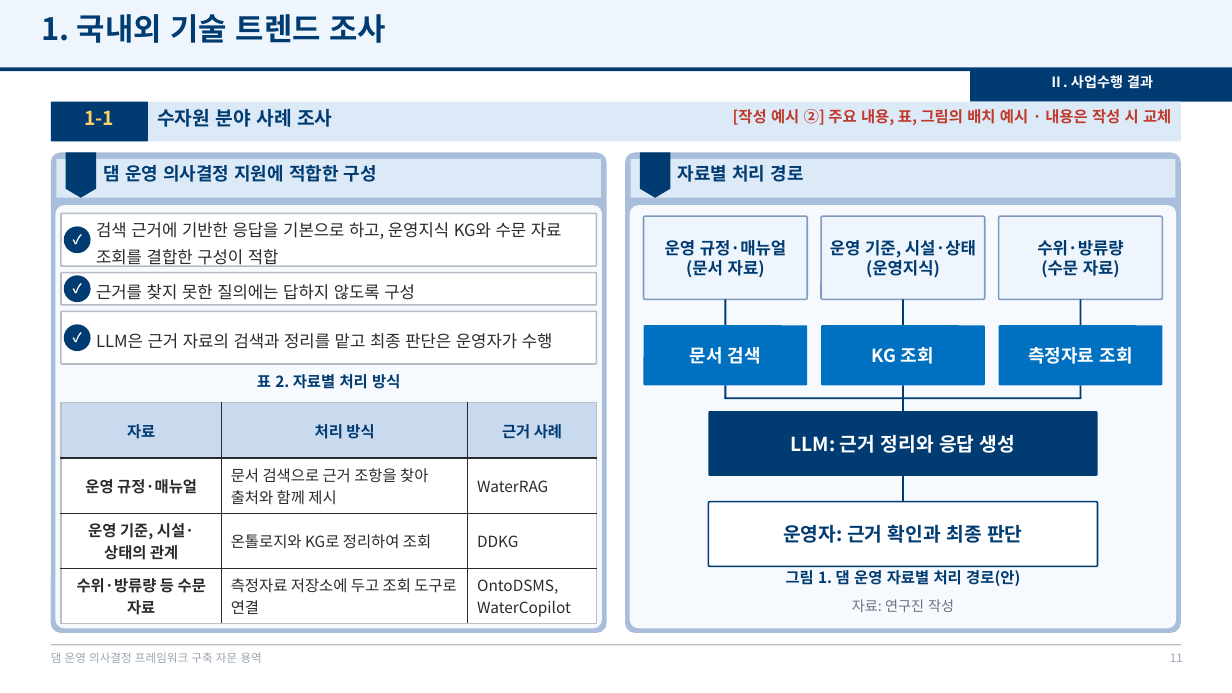
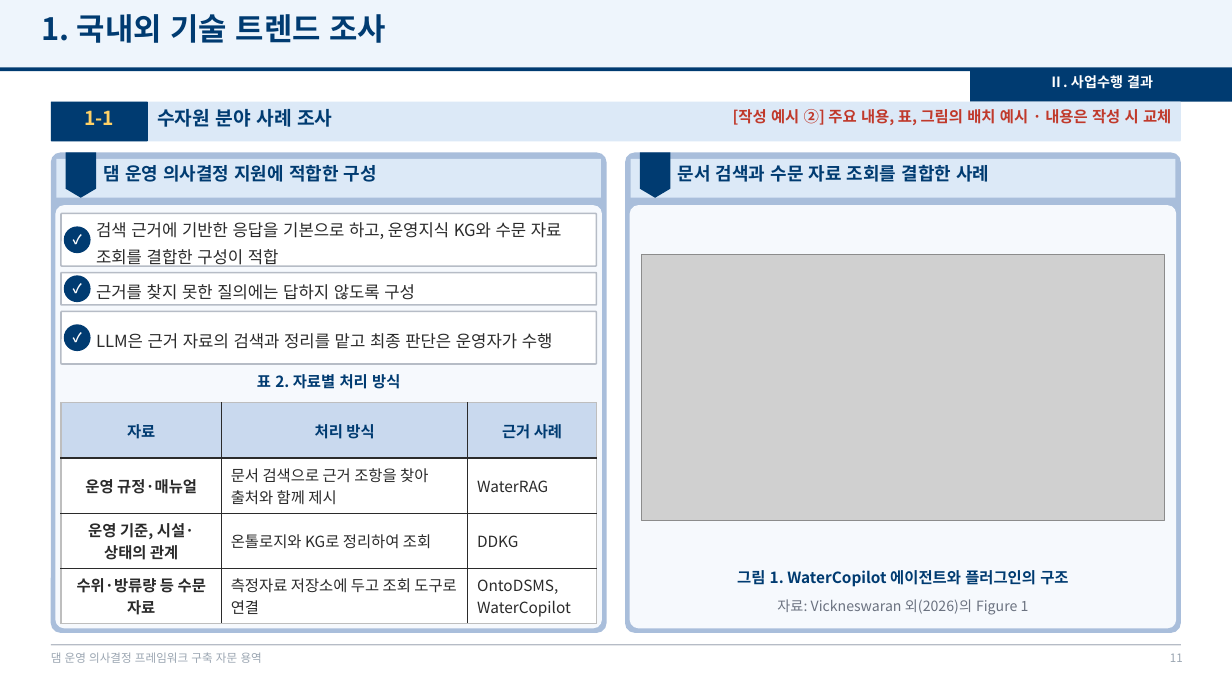
Before and after one commit to mkm1119/KGRAG-LLM, a slide deck: slide 11 of project_khnp/2026.12.09_최종보고회_발표자료_템플릿.pptx. Drawn at 1232x693 pixels with LibreOffice and Linux fonts; fonts in the diff are those of the drawing; grey boxes stand for pictures; background and template pictures are left out. Boxes give left, top, right and bottom in pixels: in the first picture for what was removed or moved away, otherwise in the second. Text is boxed around its words. In the diff, an @@ line names an element or a change of style, - is before the commit and + after.

```diff
--- a/project_khnp/2026.12.09_최종보고회_발표자료_템플릿.pptx
+++ b/project_khnp/2026.12.09_최종보고회_발표자료_템플릿.pptx
@@ text at (678,165,989,182): text changed @@
-자료별 처리 경로
+문서 검색과 수문 자료 조회를 결합한 사례
@@ rounded rectangle removed at (643,216,807,299) @@
@@ rounded rectangle removed at (822,216,985,299) @@
@@ rounded rectangle removed at (999,216,1163,299) @@
@@ picture added at (641,254,1165,521) @@
@@ text removed at (665,240,786,278) @@
-운영 규정·매뉴얼
-(문서 자료)
@@ text removed at (830,240,976,278) @@
-운영 기준, 시설·상태
-(운영지식)
@@ text removed at (1037,240,1123,278) @@
-수위·방류량
-(수문 자료)
@@ rectangle removed at (725,299,726,325) @@
@@ rectangle removed at (902,299,904,325) @@
@@ rectangle removed at (1080,299,1081,325) @@
@@ rounded rectangle removed at (643,325,807,385) @@
@@ rounded rectangle removed at (822,325,985,385) @@
@@ rounded rectangle removed at (999,325,1163,385) @@
@@ text removed at (690,347,761,364) @@
-문서 검색
@@ text removed at (872,347,934,364) @@
-KG 조회
@@ text removed at (1028,347,1132,364) @@
-측정자료 조회
@@ rectangle removed at (725,385,726,398) @@
@@ rectangle removed at (902,385,904,398) @@
@@ rectangle removed at (1080,385,1081,398) @@
@@ rounded rectangle removed at (709,411,1098,476) @@
@@ rectangle removed at (725,397,1081,399) @@
@@ rectangle removed at (902,398,904,411) @@
@@ text removed at (791,435,1015,453) @@
-LLM: 근거 정리와 응답 생성
@@ rectangle removed at (902,476,904,502) @@
@@ rounded rectangle removed at (709,502,1098,567) @@
@@ text removed at (783,524,1022,543) @@
-운영자: 근거 확인과 최종 판단
@@ text at (737,570,1068,587): text changed @@
-그림 1. 댐 운영 자료별 처리 경로(안)
+그림 1. WaterCopilot 에이전트와 플러그인의 구조
@@ text at (777,599,1029,615): text changed @@
-자료: 연구진 작성
+자료: Vickneswaran 외(2026)의 Figure 1
```
Also in this commit, not shown: 2 other files.
